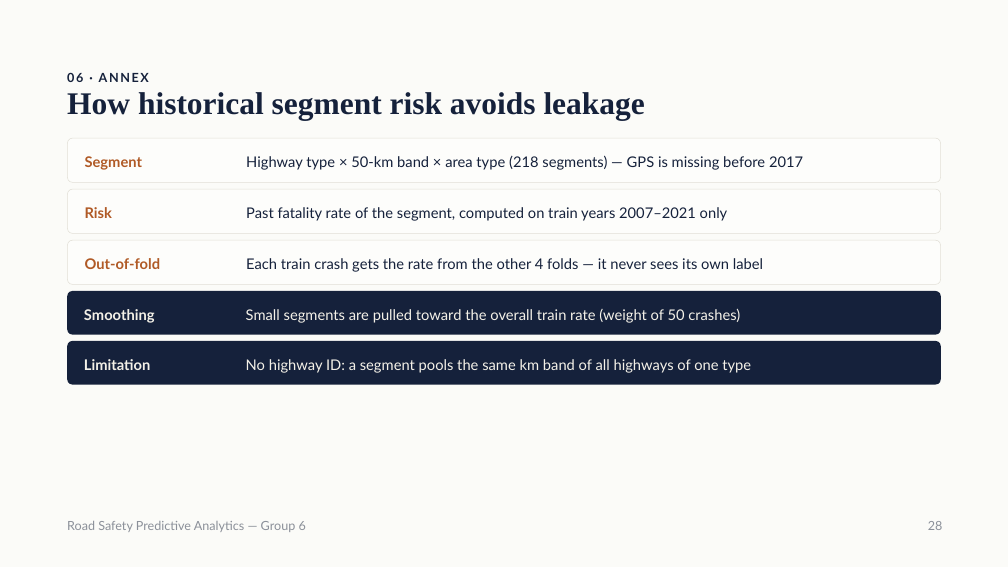
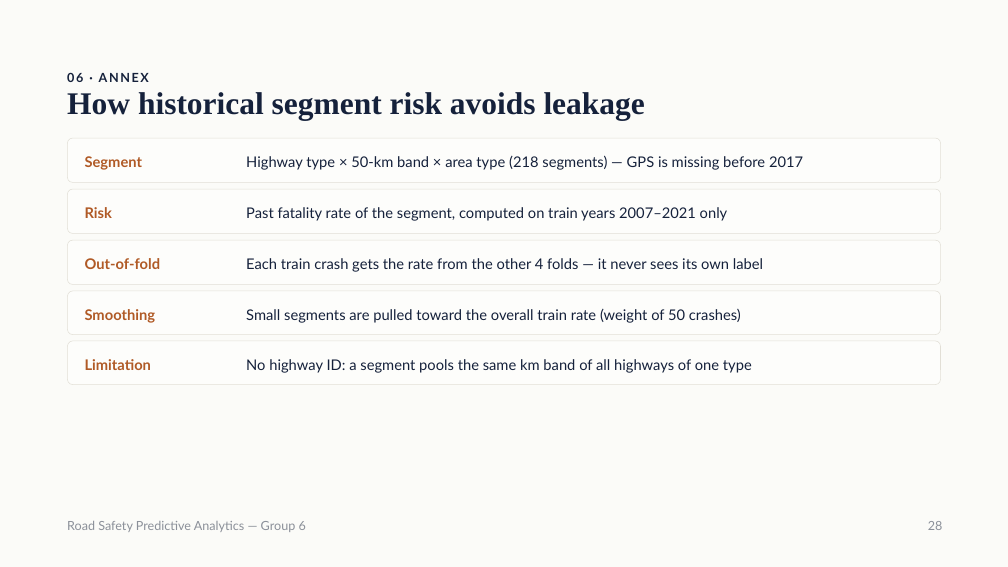
Before and after one commit to samuelbarrezueta/predictive-analytics-forecasting, a slide deck: slide 28 of reports/presentation/Road Safety Predictive Analytics — Group 6.pptx. Drawn at 1008x567 pixels with LibreOffice and Linux fonts; fonts in the diff are those of the drawing. Boxes give left, top, right and bottom in pixels: in the first picture for what was removed or moved away, otherwise in the second. Text is boxed around its words. In the diff, an @@ line names an element or a change of style, - is before the commit and + after.

```diff
--- a/reports/presentation/Road Safety Predictive Analytics — Group 6.pptx
+++ b/reports/presentation/Road Safety Predictive Analytics — Group 6.pptx
@@ rounded rectangle at bbox=[67, 291, 941, 335]: fill #15213B to #FDFDFB; outline none to #E2DFD6 0.5 pt @@
@@ text "Smoothing" at bbox=[85, 309, 156, 323]: text colour #F4F1E8 to #B05A26 @@
@@ text "Small segments are pulled toward ..." at bbox=[246, 309, 741, 323]: text colour #F4F1E8 to #15213B @@
@@ rounded rectangle at bbox=[67, 341, 941, 385]: fill #15213B to #FDFDFB; outline none to #E2DFD6 0.5 pt @@
@@ text "Limitation" at bbox=[85, 359, 152, 370]: text colour #F4F1E8 to #B05A26 @@
@@ text "No highway ID: a segment ..." at bbox=[246, 359, 752, 373]: text colour #F4F1E8 to #15213B @@
```
Also in this commit, not shown: 4 other slides changed.
